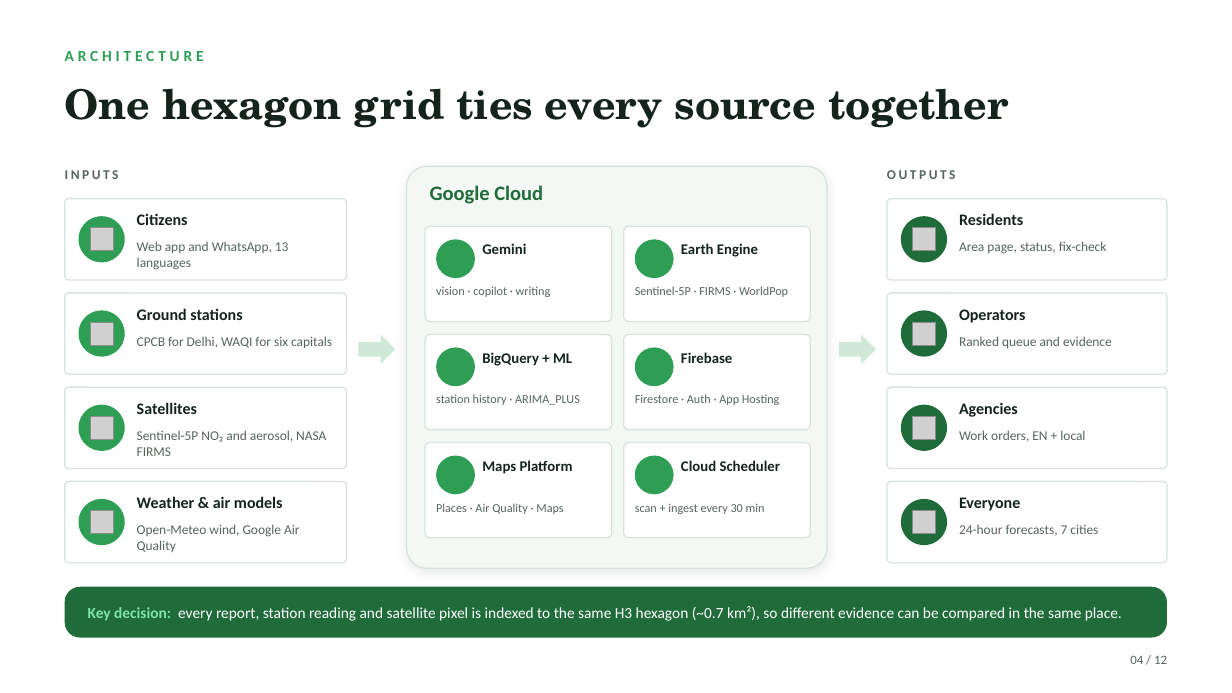
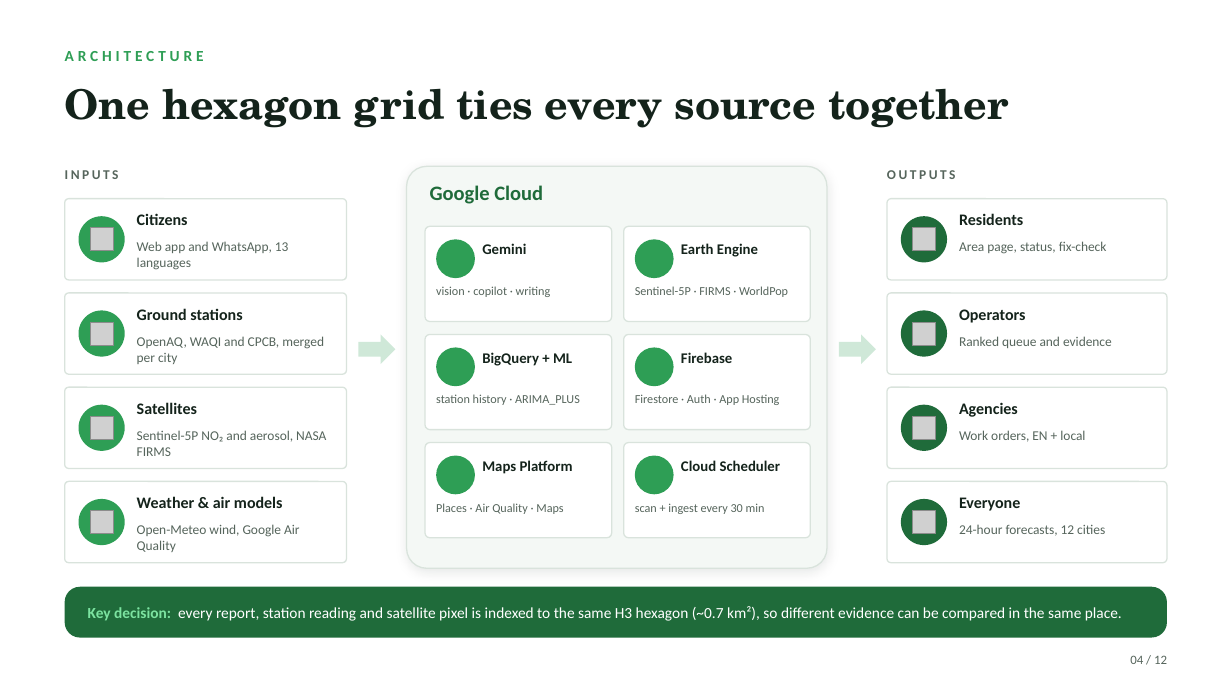
Before and after one commit to PROSTLE/CleanAir, a slide deck: slide 4 of presentation/VayuSetu-BRICS.pptx. Drawn at 1232x693 pixels with LibreOffice and Linux fonts; fonts in the diff are those of the drawing; grey boxes stand for pictures; background and template pictures are left out. Boxes give left, top, right and bottom in pixels: in the first picture for what was removed or moved away, otherwise in the second. Text is boxed around its words. In the diff, an @@ line names an element or a change of style, - is before the commit and + after.

```diff
--- a/presentation/VayuSetu-BRICS.pptx
+++ b/presentation/VayuSetu-BRICS.pptx
@@ text at <box>137,336,324,364</box>: text changed @@
-CPCB for Delhi, WAQI for six capitals
+OpenAQ, WAQI and CPCB, merged per city
@@ text at <box>959,525,1105,536</box>: text changed @@
-24-hour forecasts, 7 cities
+24-hour forecasts, 12 cities
```
Also in this commit, not shown: 6 other slides changed, 3 other files.
